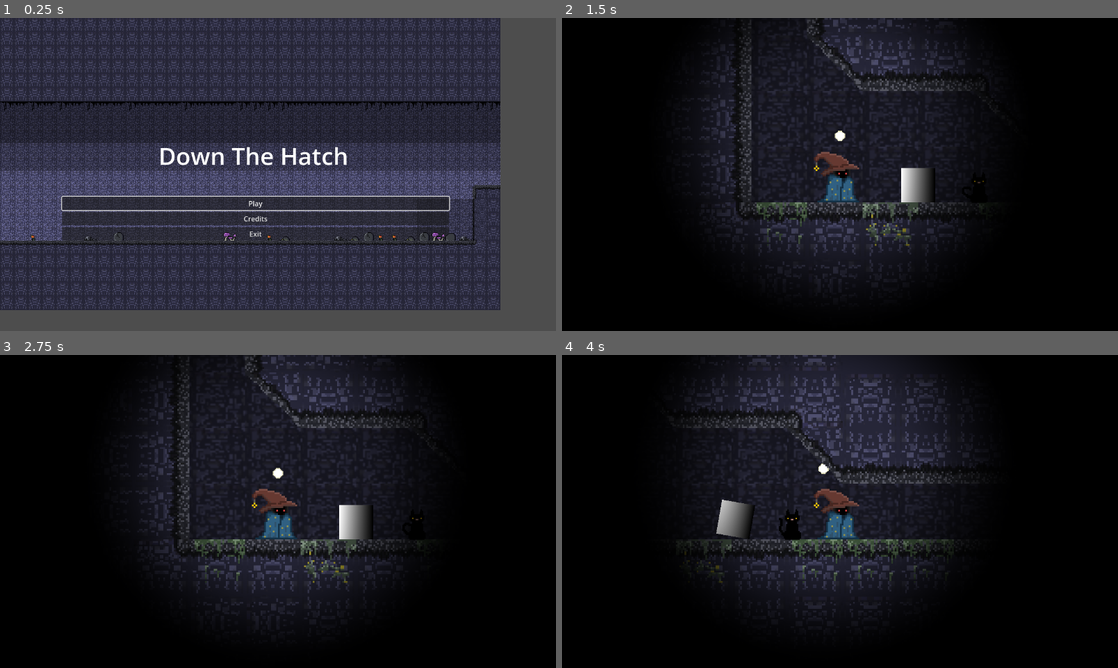
Above: before the commit, frames 1-4 (two rows, left to right).
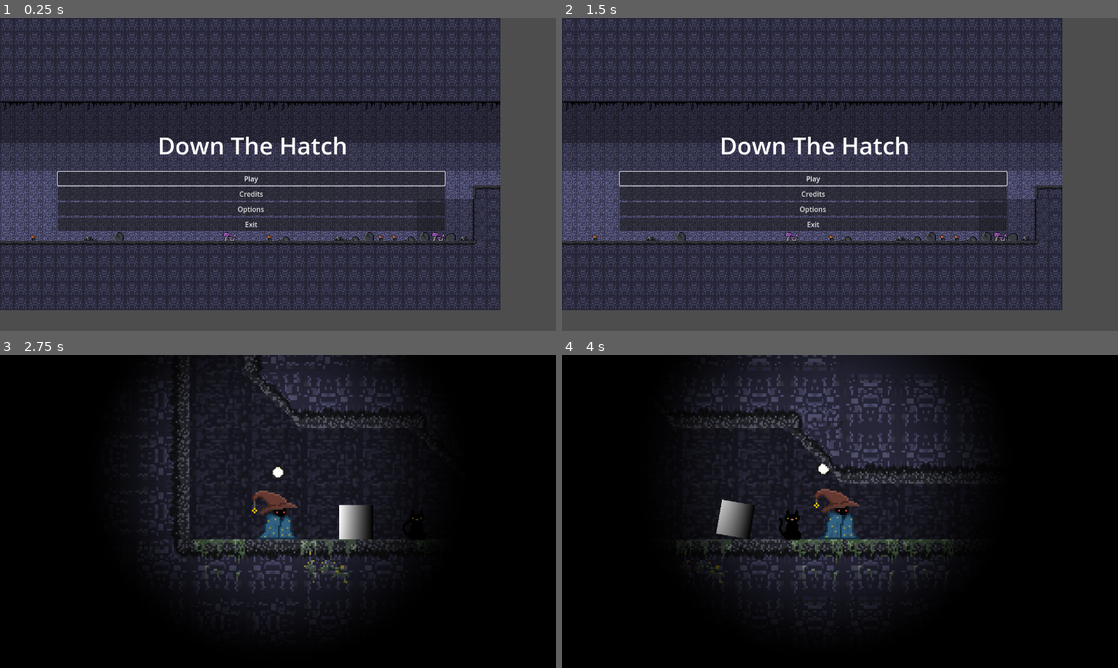
Above: after the commit, the same moments.

Repository: MRobinson12/BroyGames
Game: Godot game, scene res://Scenes/main_menu.tscn
The game is run twice, just before and just after one commit, with the same random seed, the same clock (stepped at 60 frames per second) and the same inputs.
Inputs (mouse positions are in pixels of both pictures, inside the frame that each line leads up to):
- Up to frame 1 (0.25 s): no input
- Up to frame 2 (1.5 s): click (812, 208) at 0.5 s, where only the run after the commit has a clickable "Options"; click (840, 305) at 1.25 s, where only the run after the commit has a clickable "Back"
- Up to frame 3 (2.75 s): click (250, 514) at 2 s, where only the run after the commit has a clickable "Play"
- Up to frame 4 (4 s): tap Enter (ui_accept) at 2.75, 3.02 s; move the mouse to (962, 495) at 2.77 s; hold D (ui_right) 2.78-3.5 s; tap E (interact) at 2.85 s; click (962, 495) at 2.92 s; drag from (728, 527) to (812, 574) at 3.52 s

The runs differ from the first frame. In frame 1, 10% of the frame differs, in the area x 10-81%, y 37-72%; in frame 2, 85%, in the area x 0-100%, y 0-100%; in frame 3, 0.3%; in frame 4, less than 0.1%.
Error after the commit: Invalid call. Nonexistent function 'value' in base 'HSlider'. (res://Scripts/Scene/options.gd:9)

Commit message:
Added (BUGGED) Options Menu

Diff:
--- a/Scenes/main_menu.tscn
+++ b/Scenes/main_menu.tscn
@@ -96,10 +96,10 @@
 
 [node name="VBoxContainer" type="VBoxContainer" parent="."]
 layout_mode = 0
-offset_left = 143.0
-offset_top = 411.0
-offset_right = 1034.0
-offset_bottom = 699.0
+offset_left = 133.0
+offset_top = 354.0
+offset_right = 1024.0
+offset_bottom = 642.0
 
 [node name="Play" type="Button" parent="VBoxContainer"]
 layout_mode = 2
@@ -109,20 +109,25 @@
 layout_mode = 2
 text = "Credits"
 
+[node name="Options" type="Button" parent="VBoxContainer"]
+layout_mode = 2
+text = "Options"
+
 [node name="Exit" type="Button" parent="VBoxContainer"]
 layout_mode = 2
 text = "Exit"
 
 [node name="Label" type="Label" parent="."]
 layout_mode = 0
-offset_left = 365.0
-offset_top = 279.0
-offset_right = 811.0
-offset_bottom = 359.0
+offset_left = 363.0
+offset_top = 255.0
+offset_right = 810.0
+offset_bottom = 335.0
 theme_override_font_sizes/font_size = 55
 text = "Down The Hatch"
 
 [node name="TileMap" type="TileMapLayer" parent="."]
+texture_filter = 1
 tile_map_data = PackedByteArray("AAAiAAwAAAAfAAAAAAAjAAwAAAAJAAAAAAAiAA0AAAAEAAAAAAAiAA4AAAAEAAAAAAAiAA8AAAAEAAAAAAAAAB …(7216 unchanged characters)…
 tile_set = SubResource("TileSet_5ppi2")
 
@@ -133,4 +138,5 @@
 
 [connection signal="pressed" from="VBoxContainer/Play" to="." method="_on_play_pressed"]
 [connection signal="pressed" from="VBoxContainer/Credits" to="." method="_on_credits_pressed"]
+[connection signal="pressed" from="VBoxContainer/Options" to="." method="_on_options_pressed"]
 [connection signal="pressed" from="VBoxContainer/Exit" to="." method="_on_exit_pressed"]
--- /dev/null
+++ b/Scenes/options.tscn
@@ -0,0 +1,50 @@
+[gd_scene load_steps=2 format=3 uid="uid://duhchkpfr0cw4"]
+
+[ext_resource type="Script" path="res://Scripts/Scene/options.gd" id="1_kaji4"]
+
+[node name="Options" type="Control"]
+layout_mode = 3
+anchors_preset = 15
+anchor_right = 1.0
+anchor_bottom = 1.0
+grow_horizontal = 2
+grow_vertical = 2
+script = ExtResource("1_kaji4")
+
+[node name="VBoxContainer" type="VBoxContainer" parent="."]
+layout_mode = 0
+offset_left = 348.0
+offset_top = 58.0
+offset_right = 920.0
+offset_bottom = 469.0
+
+[node name="Label" type="Label" parent="VBoxContainer"]
+layout_mode = 2
+theme_override_font_sizes/font_size = 36
+text = "Options"
+horizontal_alignment = 1
+
+[node name="Label2" type="Label" parent="VBoxContainer"]
+layout_mode = 2
+theme_override_font_sizes/font_size = 36
+text = "Music"
+
+[node name="MusicVol" type="HSlider" parent="VBoxContainer"]
+layout_mode = 2
+min_value = -100.0
+max_value = 10.0
+step = 2.0
+value = -6.0
+
+[node name="Return" type="Button" parent="."]
+layout_mode = 0
+offset_left = 604.0
+offset_top = 637.0
+offset_right = 681.0
+offset_bottom = 687.0
+theme_override_font_sizes/font_size = 30
+text = "Back"
+
+[connection signal="drag_ended" from="VBoxContainer/MusicVol" to="." method="_on_music_vol_drag_ended"]
+[connection signal="value_changed" from="VBoxContainer/MusicVol" to="." method="_on_music_vol_value_changed"]
+[connection signal="pressed" from="Return" to="." method="_on_return_pressed"]
--- a/Scripts/Scene/bgm_manager.gd
+++ b/Scripts/Scene/bgm_manager.gd
@@ -2,7 +2,9 @@
 
 #const bgm = preload("res://Audio/OST/Down the Hatch (Main Theme).mp3")
 
-func _play_song(music: AudioStream, volume = 0.0):
+var volume = -6.0
+
+func _play_song(music: AudioStream, volume):
 	if stream == music:
 		return
 
@@ -12,7 +14,13 @@
 
 func play_song_chosen(song):
 	var nowplaying = AudioStreamPlayer.new()
-	_play_song(song)
+	_play_song(song, volume)
+
+func update_bgm_music_vol(newvolume):
+	volume = newvolume
+
+func get_volume():
+	return volume
 
 func stop_current():
 	stop()
--- a/Scripts/Scene/mainmenu.gd
+++ b/Scripts/Scene/mainmenu.gd
@@ -10,6 +10,9 @@
 	BgmManager.stop_current()
 	get_tree().change_scene_to_file("res://Scenes/cave_level_tutorial.tscn")
 
+func _on_options_pressed() -> void:
+	get_tree().change_scene_to_file("res://Scenes/options.tscn")
+
 func _on_credits_pressed() -> void:
 	get_tree().change_scene_to_file("res://Scenes/credits.tscn")
 
--- /dev/null
+++ b/Scripts/Scene/options.gd
@@ -0,0 +1,15 @@
+extends Node
+
+#Function to pull the current set BGM Music from Global Manager
+var bgmvolume = BgmManager.get_volume
+
+func _ready():
+	$Return.grab_focus()
+	#NEED THIS TO UPDATE TO REFLECT CURRENT SET VALUE - WILL BREAK
+	$VBoxContainer/MusicVol.value(bgmvolume)
+
+func _on_music_vol_value_changed(volume: float):
+	BgmManager.update_bgm_music_vol(volume)
+
+func _on_return_pressed() -> void:
+	get_tree().change_scene_to_file("res://Scenes/main_menu.tscn")
Not shown, added: Assets/Lich_Statue.png.import
Not shown, added: Assets/Lions_Might_Potion_frame.png.import
Not shown, added: Assets/Shop Furniture Tilemap.png.import
Not shown, added: Assets/Stalwart_potion_frame.png.import
Not shown, added: Assets/bouncing_potion_frame.png.import
Not shown, added: Assets/bouncing_potion_icon.png.import
Not shown, added: Assets/cat_lore.png.import
Not shown, added: Assets/cauldron.png.import
Not shown, added: Assets/endurance_potion_frame.png.import
Not shown, added: Assets/glow_potion_frame.png.import
Not shown, added: Assets/health_potion_frame.png.import
Not shown, added: Assets/ladder.png.import
(and 6 more such lines)
